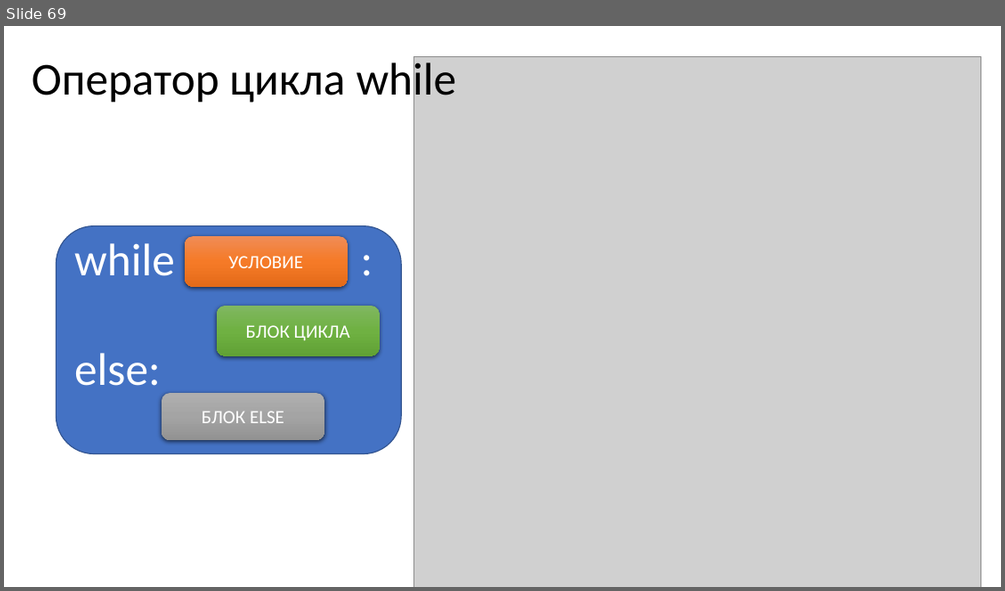
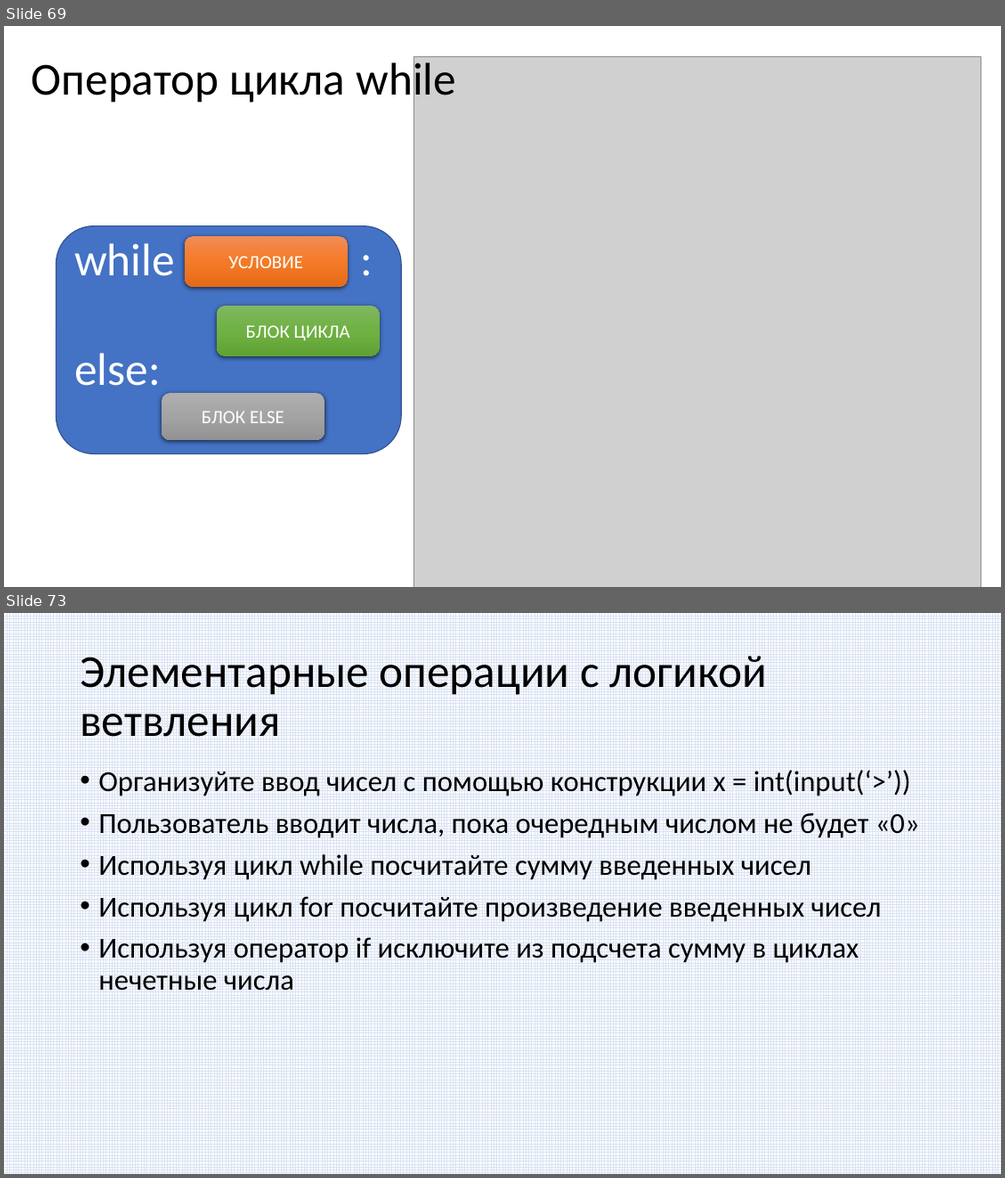
Before and after one commit to paveltsytovich/telegram-course, a slide deck: Presentation/Основы алгоритмизации и программирования.pptx. Shown one above the other, each under a label of ours: slide 69 before the commit, slides 69 and 73 after it; the slides between them are not shown. The pictures are 1005x591 and 1005x1178 pixels, drawn with LibreOffice and Linux fonts; fonts in the diff are those of the drawing; grey boxes stand for pictures. Boxes give left, top, right and bottom in pixels: in the first picture for what was removed or moved away, otherwise in the second. Text is boxed around its words. In the diff, an @@ line names an element or a change of style, - is before the commit and + after.

Commit message:
Операторы

```diff
--- a/Presentation/Основы алгоритмизации и программирования.pptx
+++ b/Presentation/Основы алгоритмизации и программирования.pptx
@@ slide 73 added at (x1=4, y1=613, x2=1001, y2=1174), background #FFFFFF @@
@@ rectangle added at (x1=4, y1=613, x2=1001, y2=1174), fill pattern #DAE3F3 on #FFFFFF @@
@@ title added at (x1=80, y1=656, x2=768, y2=737), 44 pt, text #000000 @@
+Элементарные операции с логикой ветвления
@@ text added at (x1=98, y1=770, x2=920, y2=990), 28 pt, text #000000 @@
+• Организуйте ввод чисел с помощью конструкции x = int(input(‘>’))
+• Пользователь вводит числа, пока очередным числом не будет «0»
+• Используя цикл while посчитайте сумму введенных чисел
+• Используя цикл for посчитайте произведение введенных чисел
+• Используя оператор if исключите из подсчета сумму в циклах нечетные числа
```
Also in this commit, not shown: 3 other slides added, 2 other files.
